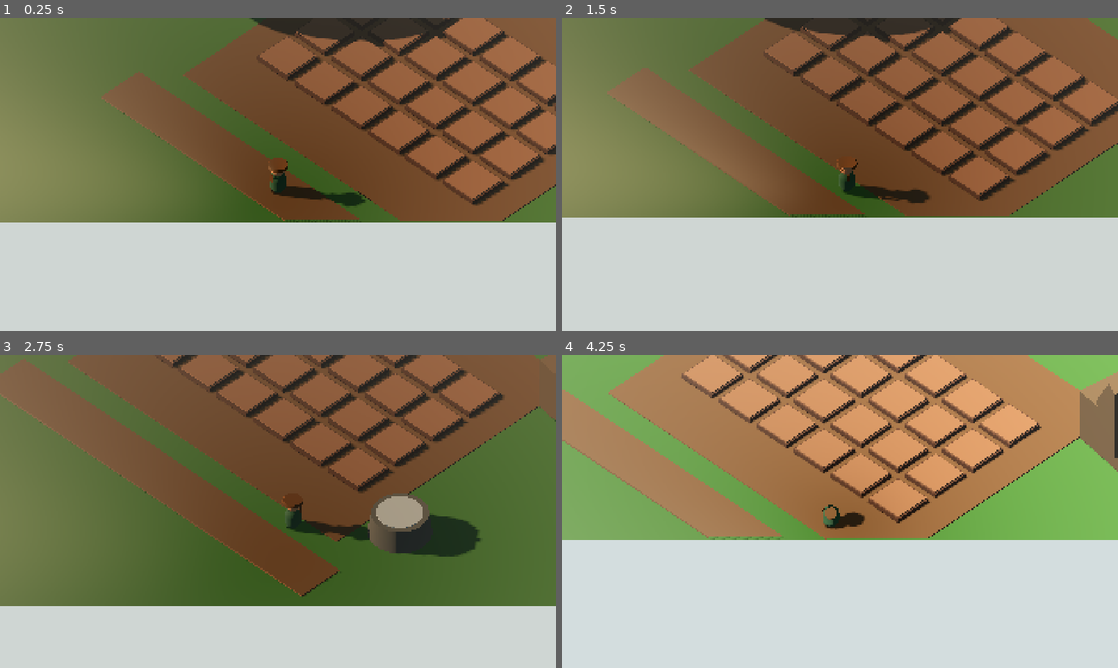
Above: before the commit, frames 1-4 (two rows, left to right).
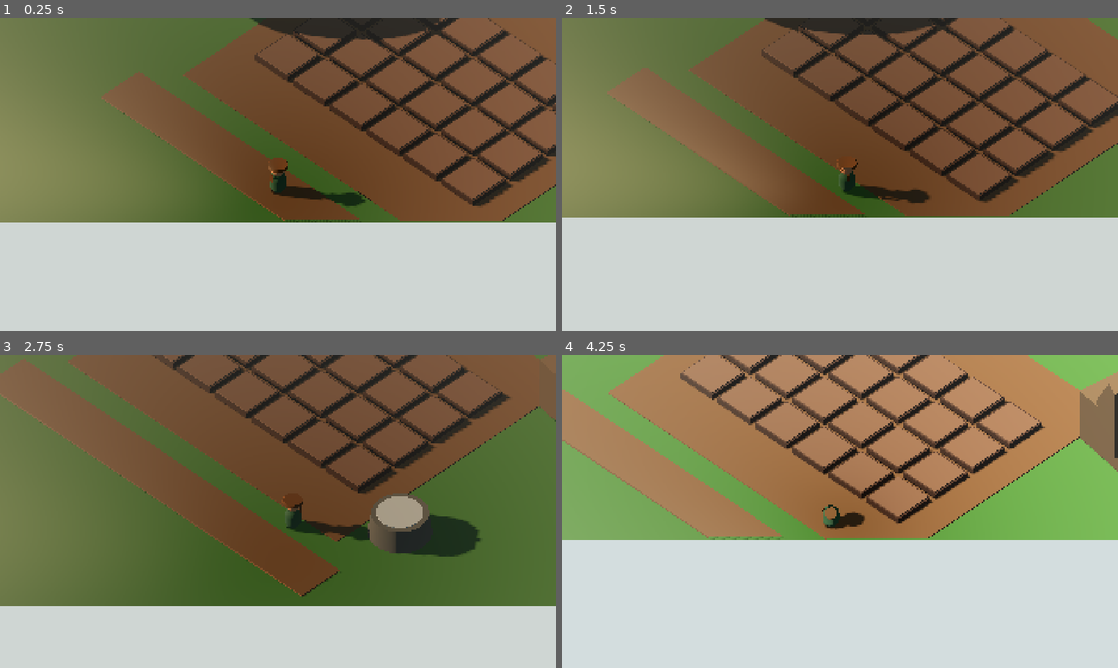
Above: after the commit, the same moments.

Repository: thanawat150/game
Game: Godot game, scene res://Main3D.tscn
The game is run twice, just before and just after one commit, with the same random seed, the same clock (stepped at 60 frames per second) and the same inputs.
Inputs (mouse positions are in pixels of both pictures, inside the frame that each line leads up to):
- Up to frame 1 (0.25 s): no input
- Up to frame 2 (1.5 s): move the mouse to (962, 158) at 0.52 s; hold D (move_right) 0.53-1.28 s; tap E (interact) at 0.6, 1.35 s; click (962, 158) at 0.67 s; move the mouse to (728, 190) at 1.27 s; hold S (move_back) from 1.28 s (still down)
- Up to frame 3 (2.75 s): move the mouse to (333, 442) at 2.02 s; release S (move_back) at 2.03 s; hold D (move_right) from 2.03 s (still down); hold Shift (sprint) from 2.03 s (still down); tap E (interact) at 2.3 s
- Up to frame 4 (4.25 s): move the mouse to (812, 574) at 2.77 s; release D (move_right) at 2.78 s; release Shift (sprint) at 2.78 s; hold W (move_forward) 2.78-3.53 s; tap T (time_cycle) at 2.85 s; click (812, 574) at 2.92 s; tap E (interact) at 3.05, 3.6 s; move the mouse to (1006, 558) at 3.52 s; hold A (move_left) from 3.53 s (still down)

The runs differ from the first frame. In frame 1, 14% of the frame differs, in the area x 45-100%, y 0-60%; in frame 2, 15%; in frame 3, 11%; in frame 4, 16%, in the area x 21-87%, y 0-54%.

Commit message:
feat(growwise3d): improve farm plot interaction

Diff:
--- a/GrowWise3D/scenes/farming/FarmPlot.tscn
+++ b/GrowWise3D/scenes/farming/FarmPlot.tscn
@@ -1,33 +1,58 @@
-[gd_scene load_steps=5 format=3]
+[gd_scene load_steps=8 format=3]
 
-[ext_resource type="Script" path="res://scripts/farming/farm_plot.gd" id="1"]
-
+[ext_resource type="Script" path="res://scripts/farming/farm_plot.gd" id="1_plot"]
 [sub_resource type="BoxMesh" id="SoilMesh"]
-size = Vector3(1.8, 0.25, 1.8)
-
+size = Vector3(1.9,0.28,1.9)
 [sub_resource type="BoxShape3D" id="SoilShape"]
-size = Vector3(1.8, 0.25, 1.8)
-
+size = Vector3(2.05,0.34,2.05)
 [sub_resource type="StandardMaterial3D" id="BorderMaterial"]
-albedo_color = Color(0.25, 0.14, 0.08, 1)
-roughness = 0.95
+albedo_color = Color(0.18,0.09,0.035,1)
+roughness = 0.96
+[sub_resource type="BoxMesh" id="HighlightMesh"]
+size = Vector3(2.16,0.08,2.16)
+[sub_resource type="StandardMaterial3D" id="HighlightMaterial"]
+transparency = 1
+albedo_color = Color(0.34,0.82,0.38,0.44)
+emission_enabled = true
+emission = Color(0.12,0.5,0.16,1)
+emission_energy_multiplier = 0.7
+[sub_resource type="BoxShape3D" id="InteractionShape"]
+size = Vector3(2.35,1.0,2.35)
 
 [node name="FarmPlot" type="StaticBody3D"]
-script = ExtResource("1")
-
+collision_layer = 1
+collision_mask = 0
+script = ExtResource("1_plot")
 [node name="Border" type="MeshInstance3D" parent="."]
+position = Vector3(0,0.08,0)
 mesh = SubResource("SoilMesh")
 material_override = SubResource("BorderMaterial")
-position = Vector3(0, 0.02, 0)
-scale = Vector3(1.08, 1, 1.08)
-
+scale = Vector3(1.08,1,1.08)
 [node name="SoilMesh" type="MeshInstance3D" parent="."]
+position = Vector3(0,0.13,0)
 mesh = SubResource("SoilMesh")
-position = Vector3(0, 0.08, 0)
-
+[node name="SelectionHighlight" type="MeshInstance3D" parent="."]
+position = Vector3(0,0.22,0)
+mesh = SubResource("HighlightMesh")
+material_override = SubResource("HighlightMaterial")
+visible = false
 [node name="CollisionShape3D" type="CollisionShape3D" parent="."]
+position = Vector3(0,0.12,0)
 shape = SubResource("SoilShape")
-position = Vector3(0, 0.08, 0)
-
-[node name="WorkPoint" type="Marker3D" parent="."]
-position = Vector3(0, 0.2, 1.35)
+[node name="InteractionArea" type="Area3D" parent="."]
+collision_layer = 4
+collision_mask = 0
+monitoring = false
+monitorable = true
+[node name="CollisionShape3D" type="CollisionShape3D" parent="InteractionArea"]
+position = Vector3(0,0.45,0)
+shape = SubResource("InteractionShape")
+[node name="WorkPoints" type="Node3D" parent="."]
+[node name="North" type="Marker3D" parent="WorkPoints"]
+position = Vector3(0,0.2,-1.45)
+[node name="East" type="Marker3D" parent="WorkPoints"]
+position = Vector3(1.45,0.2,0)
+[node name="South" type="Marker3D" parent="WorkPoints"]
+position = Vector3(0,0.2,1.45)
+[node name="West" type="Marker3D" parent="WorkPoints"]
+position = Vector3(-1.45,0.2,0)
--- a/GrowWise3D/scripts/farming/farm_plot.gd
+++ b/GrowWise3D/scripts/farming/farm_plot.gd
@@ -1,39 +1,91 @@
 extends StaticBody3D
 class_name GrowWiseFarmPlot
 
+signal selected(plot: GrowWiseFarmPlot)
+signal plot_changed(plot_id: String, snapshot: Dictionary)
+
 @export var plot_id: String = "plot_0_0"
+@export var tilled: bool = false
 @export_range(0.0, 100.0) var moisture: float = 40.0
 @export_range(0.0, 100.0) var fertility: float = 65.0
-@export_range(0.0, 100.0) var water_level: float = 0.0
+@export_range(0.0, 100.0) var health: float = 100.0
 @export var crop_id: String = ""
 @export_range(0, 5) var growth_stage: int = 0
+@export_range(0.0, 100.0) var water_level: float = 0.0
 
 @onready var soil_mesh: MeshInstance3D = $SoilMesh
+@onready var selection_highlight: MeshInstance3D = $SelectionHighlight
+
 
 func _ready() -> void:
 	refresh_visual()
+	set_selected(false)
+
+
+func get_interaction_prompt() -> String:
+	return "[E] ตรวจแปลง"
+
+
+func get_interaction_priority() -> int:
+	return 20
+
+
+func get_interaction_point() -> Vector3:
+	return global_position + Vector3.UP * 0.45
+
+
+func can_interact(_actor: Node3D) -> bool:
+	return is_inside_tree()
+
+
+func interact(_actor: Node3D) -> void:
+	set_selected(true)
+	selected.emit(self)
+	plot_changed.emit(plot_id, serialize())
+
+
+func set_selected(value: bool) -> void:
+	if selection_highlight != null:
+		selection_highlight.visible = value
+
 
 func refresh_visual() -> void:
 	if soil_mesh == null:
 		return
 	var material := StandardMaterial3D.new()
-	var dry := Color("8a5a3a")
-	var wet := Color("49382f")
+	var dry := Color("765039")
+	var wet := Color("302722")
 	material.albedo_color = dry.lerp(wet, clampf(moisture / 100.0, 0.0, 1.0))
-	material.roughness = 0.9
+	material.roughness = lerpf(0.94, 0.72, clampf(moisture / 100.0, 0.0, 1.0))
 	soil_mesh.material_override = material
+
 
 func apply_water(amount: float) -> void:
 	moisture = clampf(moisture + amount, 0.0, 100.0)
 	water_level = clampf(water_level + maxf(amount - 10.0, 0.0) * 0.2, 0.0, 100.0)
 	refresh_visual()
+	plot_changed.emit(plot_id, serialize())
+
 
 func serialize() -> Dictionary:
 	return {
 		"plot_id": plot_id,
+		"tilled": tilled,
 		"moisture": moisture,
 		"fertility": fertility,
+		"health": health,
+		"crop_id": crop_id,
+		"growth_stage": growth_stage,
 		"water_level": water_level,
-		"crop_id": crop_id,
-		"growth_stage": growth_stage
 	}
+
+
+func deserialize(data: Dictionary) -> void:
+	tilled = bool(data.get("tilled", false))
+	moisture = clampf(float(data.get("moisture", 40.0)), 0.0, 100.0)
+	fertility = clampf(float(data.get("fertility", 65.0)), 0.0, 100.0)
+	health = clampf(float(data.get("health", 100.0)), 0.0, 100.0)
+	crop_id = str(data.get("crop_id", ""))
+	growth_stage = clampi(int(data.get("growth_stage", 0)), 0, 5)
+	water_level = clampf(float(data.get("water_level", 0.0)), 0.0, 100.0)
+	refresh_visual()
--- /dev/null
+++ b/GrowWise3D/scripts/tests/farm_plot_contract_test.gd
@@ -0,0 +1,42 @@
+extends SceneTree
+
+const PLOT_SCENE := preload("res://scenes/farming/FarmPlot.tscn")
+const DATA_KEYS := ["plot_id", "tilled", "moisture", "fertility", "health", "crop_id", "growth_stage", "water_level"]
+
+var failures: PackedStringArray = []
+
+
+func _initialize() -> void:
+	var plot := PLOT_SCENE.instantiate()
+	get_root().add_child(plot)
+	_expect(plot is StaticBody3D, "plot must be StaticBody3D")
+	_expect(plot.get_node_or_null("CollisionShape3D") is CollisionShape3D, "missing collision")
+	_expect(plot.get_node_or_null("InteractionArea") is Area3D, "missing InteractionArea")
+	var highlight := plot.get_node_or_null("SelectionHighlight") as MeshInstance3D
+	_expect(highlight != null, "missing SelectionHighlight")
+	if highlight != null:
+		_expect(not highlight.visible, "highlight must start hidden")
+		_expect(highlight.position.y > 0.15, "highlight must be raised to avoid Z-fighting")
+	for side in ["North", "East", "South", "West"]:
+		_expect(plot.get_node_or_null("WorkPoints/%s" % side) is Marker3D, "missing %s work point" % side)
+	for method in ["set_selected", "get_interaction_prompt", "interact", "serialize", "deserialize"]:
+		_expect(plot.has_method(method), "missing %s" % method)
+	var snapshot: Dictionary = plot.serialize()
+	for key in DATA_KEYS:
+		_expect(snapshot.has(key), "snapshot missing %s" % key)
+	_finish()
+
+
+func _expect(condition: bool, message: String) -> void:
+	if not condition:
+		failures.append(message)
+
+
+func _finish() -> void:
+	if failures.is_empty():
+		print("GROWWISE3D_FARM_PLOT_CONTRACT_OK")
+		quit(0)
+		return
+	for failure in failures:
+		push_error("FARM_PLOT_CONTRACT: %s" % failure)
+	quit(1)
Not shown, added: GrowWise3D/scripts/tests/farm_plot_contract_test.gd.uid
